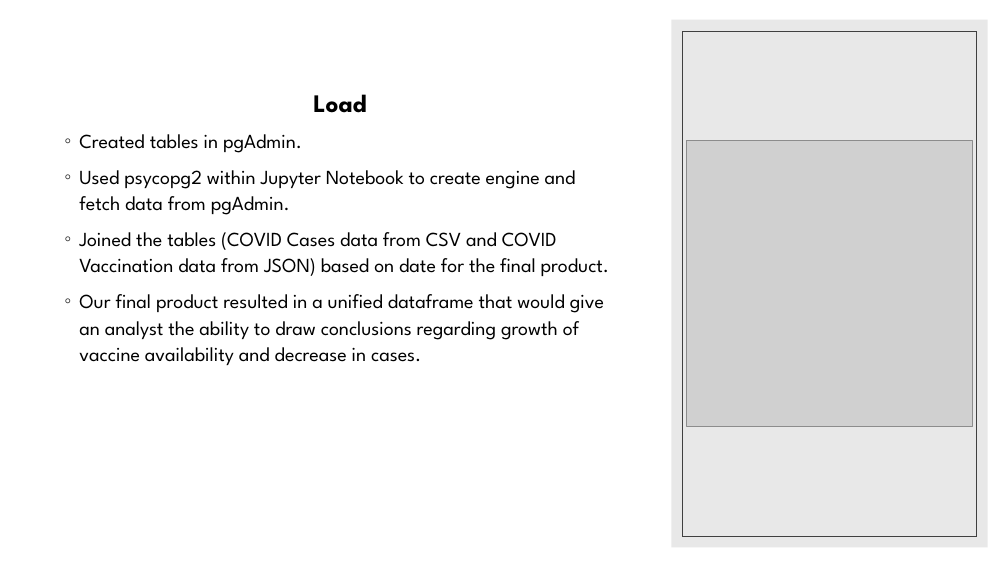
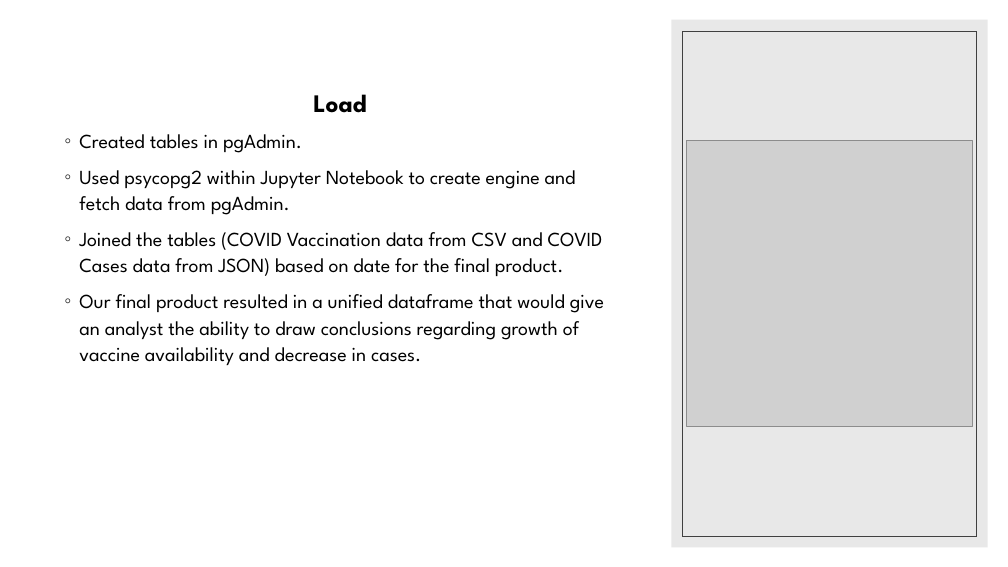
Before and after one commit to bmedford01/ETL_Project, a slide deck: slide 5 of covid19 usa vaccination.pptx (slide 6 before the commit). Drawn at 1008x567 pixels with LibreOffice and Linux fonts; fonts in the diff are those of the drawing; grey boxes stand for pictures. Boxes give left, top, right and bottom in pixels: in the first picture for what was removed or moved away, otherwise in the second. Text is boxed around its words. In the diff, an @@ line names an element or a change of style, - is before the commit and + after.

```diff
--- a/covid19 usa vaccination.pptx
+++ b/covid19 usa vaccination.pptx
@@ text at bbox=[79, 232, 603, 276]: text changed @@
-◦ Joined the tables (COVID Cases data from CSV and COVID Vaccination data from JSON) based on date for the final product.
+◦ Joined the tables (COVID Vaccination data from CSV and COVID Cases data from JSON) based on date for the final product.
```
Also in this commit, not shown: 2 other slides changed, 1 slide added, 1 slide removed, 1 other file.
